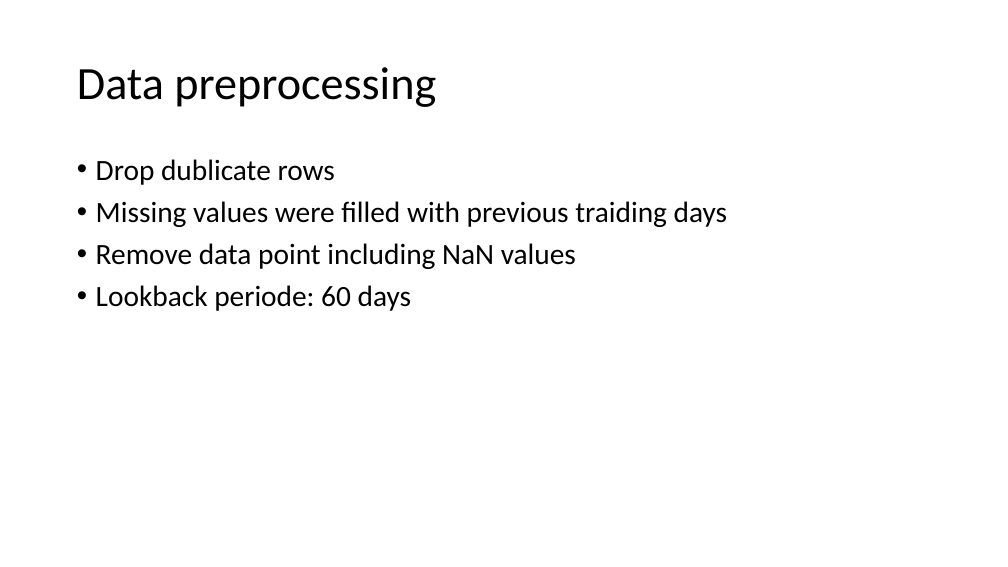
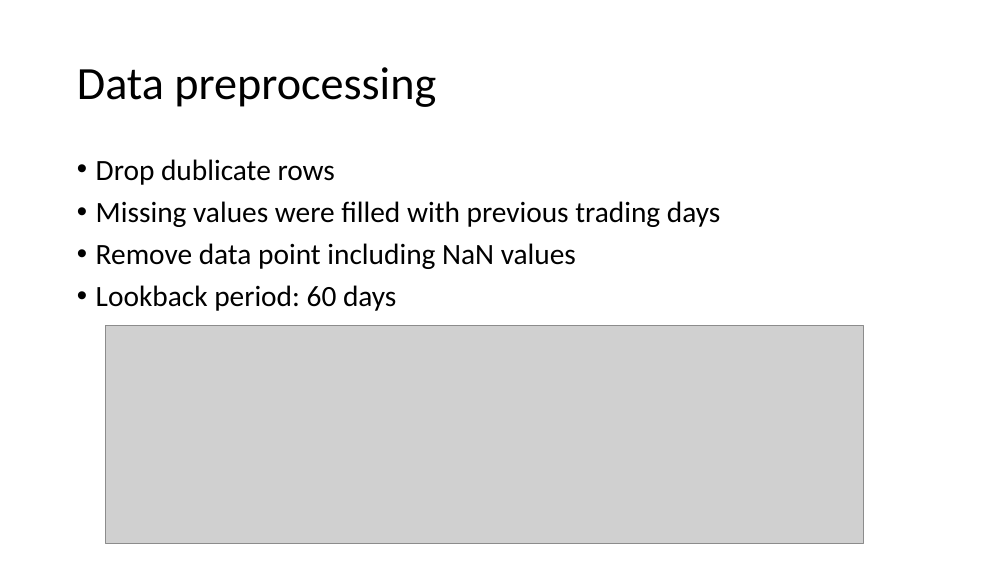
Before and after one commit to sfremerey/backprophet, a slide deck: slide 5 of Backprophet.pptx (slide 4 before the commit). Drawn at 1008x567 pixels with LibreOffice and Linux fonts; fonts in the diff are those of the drawing; grey boxes stand for pictures. Boxes give left, top, right and bottom in pixels: in the first picture for what was removed or moved away, otherwise in the second. Text is boxed around its words. In the diff, an @@ line names an element or a change of style, - is before the commit and + after.

```diff
--- a/Backprophet.pptx
+++ b/Backprophet.pptx
@@ text at <box>96,201,720,227</box>: text changed @@
-• Missing values were filled with previous traiding days
+• Missing values were filled with previous trading days
@@ text at <box>96,285,396,311</box>: text changed @@
-• Lookback periode: 60 days
+• Lookback period: 60 days
@@ picture added at <box>106,326,864,544</box> @@
```
Also in this commit, not shown: 3 other slides changed, 5 slides added, 1 slide removed, 2 other files.
